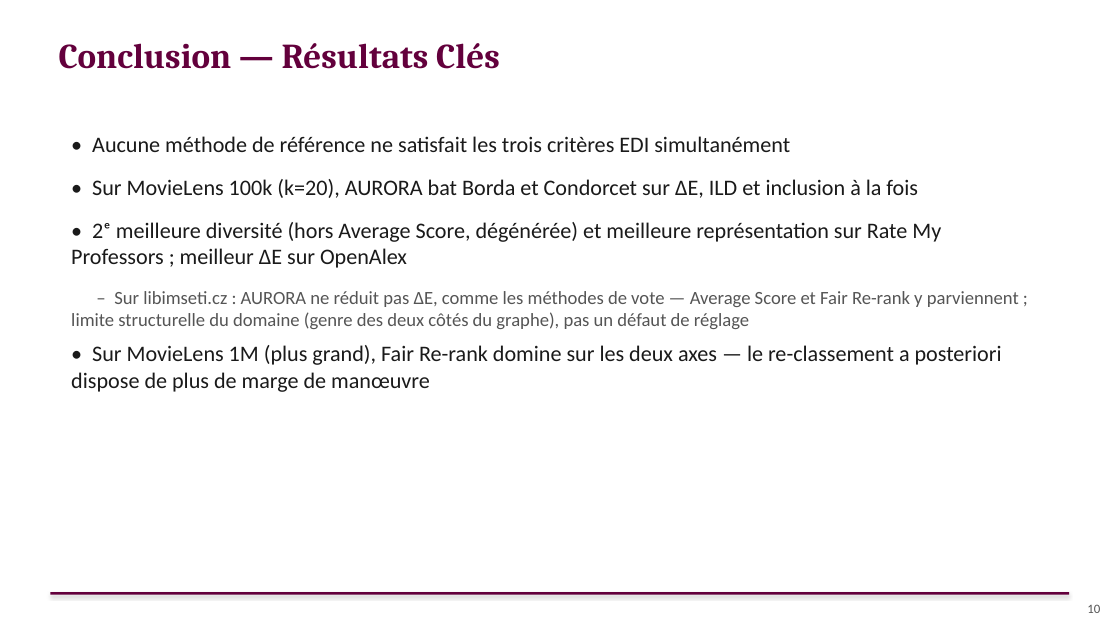
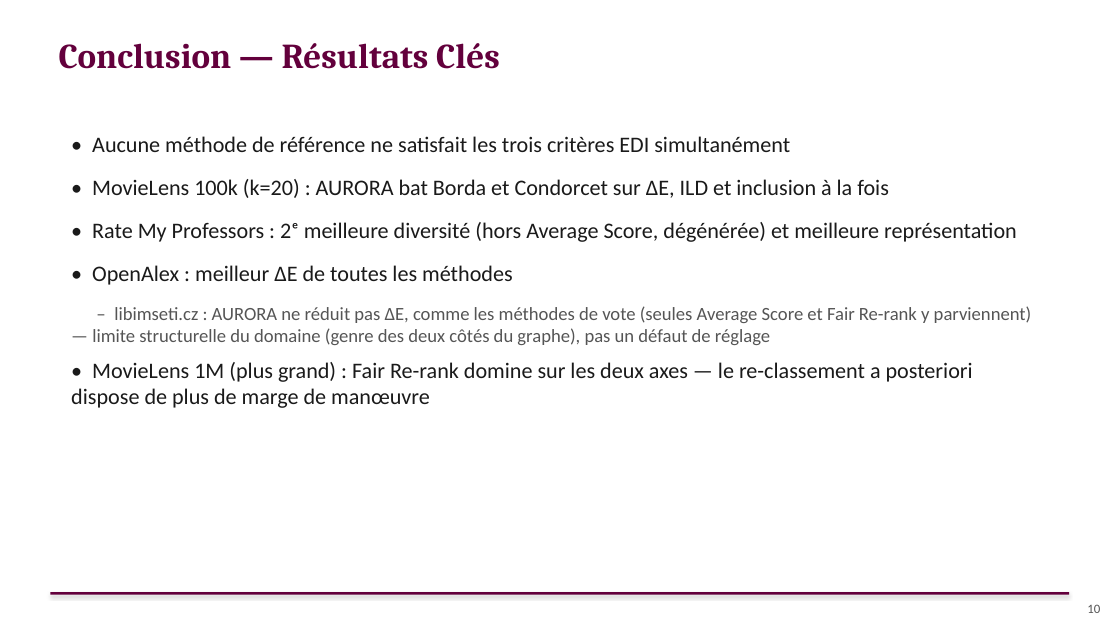
Before and after one commit to sitaacisse-boop/EDI, a slide deck: slide 10 of presentation/AURORA_Soutenance_FR.pptx. Drawn at 1120x630 pixels with LibreOffice and Linux fonts; fonts in the diff are those of the drawing. Boxes give left, top, right and bottom in pixels: in the first picture for what was removed or moved away, otherwise in the second. Text is boxed around its words. In the diff, an @@ line names an element or a change of style, - is before the commit and + after.

Commit message:
Applique les corrections de Malek sur le PowerPoint
- Slide 1 : "Prof. Zoubida Kedad" (cohérent avec "Prof. Malek Mouhoub")
- Slide 2 (Plan) : puces numérotées 1-5, comme demandé
- Slide 3 : précise "(Saskatchewan, Canada)"
- Slide 4 : "jamais la préservation de l'équité" -> "...de l'EDI"
- Slide 10 : éclate la puce dense (RMP+OpenAlex+libimseti sur 2 lignes)
  en une puce par jeu de données, plus lisible à l'oral

```diff
--- a/presentation/AURORA_Soutenance_FR.pptx
+++ b/presentation/AURORA_Soutenance_FR.pptx
@@ text at (x1=71, y1=179, x2=1032, y2=408): text changed @@
-• Sur MovieLens 100k (k=20), AURORA bat Borda et Condorcet sur ΔE, ILD et inclusion à la fois
-• 2ᵉ meilleure diversité (hors Average Score, dégénérée) et meilleure représentation sur Rate My Professors ; meilleur ΔE sur OpenAlex
-‒ Sur libimseti.cz : AURORA ne réduit pas ΔE, comme les méthodes de vote — Average Score et Fair Re-rank y parviennent ; limite structurelle du domaine (genre des deux côtés du graphe), pas un défaut de réglage
-• Sur MovieLens 1M (plus grand), Fair Re-rank domine sur les deux axes — le re-classement a posteriori dispose de plus de marge de manœuvre
+• MovieLens 100k (k=20) : AURORA bat Borda et Condorcet sur ΔE, ILD et inclusion à la fois
+• Rate My Professors : 2ᵉ meilleure diversité (hors Average Score, dégénérée) et meilleure représentation
+• OpenAlex : meilleur ΔE de toutes les méthodes
+‒ libimseti.cz : AURORA ne réduit pas ΔE, comme les méthodes de vote (seules Average Score et Fair Re-rank y parviennent) — limite structurelle du domaine (genre des deux côtés du graphe), pas un défaut de réglage
+• MovieLens 1M (plus grand) : Fair Re-rank domine sur les deux axes — le re-classement a posteriori dispose de plus de marge de manœuvre
```
Also in this commit, not shown: 5 other slides changed.
